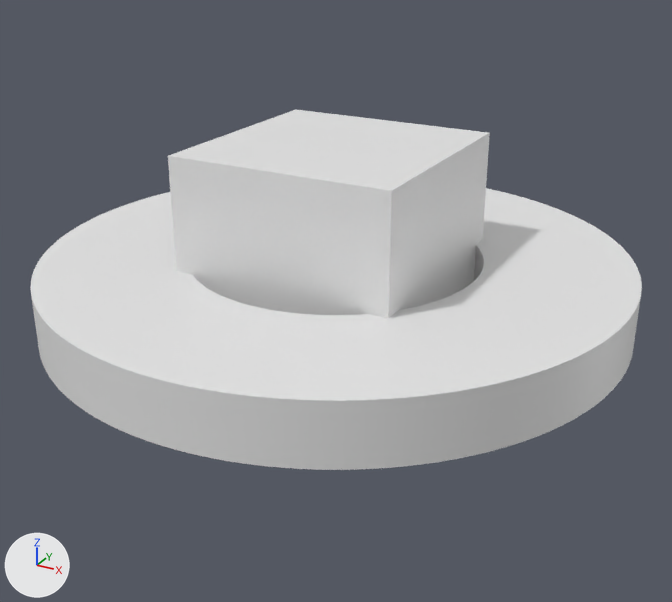
The Blender file testing-input-output/simulation_output.blend, before and after one commit.
Both versions are drawn from a camera (50 mm lens) standing at (11.22, -20.4, 8.85) and looking at (0.28, -0.52, -1.1). The lights are fixed; the arrows at lower left show +X, +Y and +Z.

Objects in the first picture: 'FluidDomain', 'MyImportedModel'.
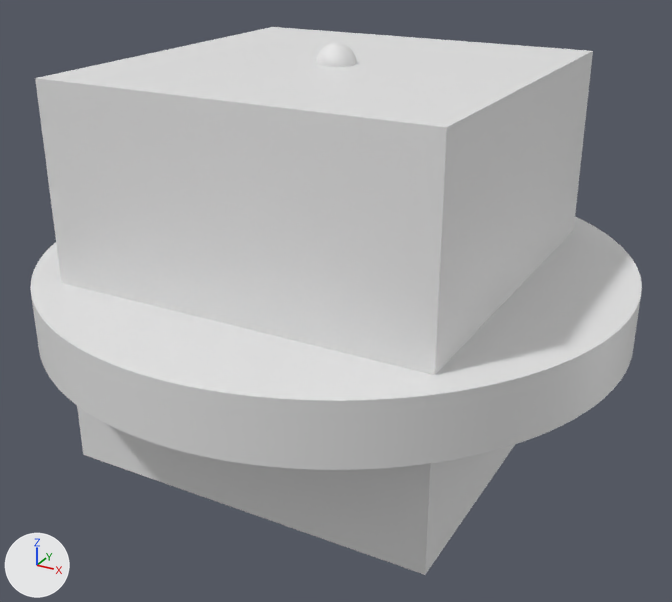
The change, as a list of edits to the scene's bpy script:
```text
Change me_cube:
    where me_cube.from_pydata(...)  # 8 vertices, 6 faces; spans x -3.0..3.0, y -3.0..3.0, z -3.0..3.0
    used by ob_fluiddomain; location = (0.0, 0.0, 0.0)
    me_cube part 1: the whole mesh is scaled about its middle by 1.67
Change ob_watersource:
    ob_watersource.location: (0.0, 0.0, 2.0) -> (0.0, 0.0, 5.0)
```

What differs and where, as boxes (x1, y1, x2, y2) in the pictures (672 x 602 px):
'FluidDomain', mesh rescaled: before (168, 110, 490, 318); after (35, 27, 593, 575)
'WaterSource', moved (not visible before): after (316, 42, 356, 67)
